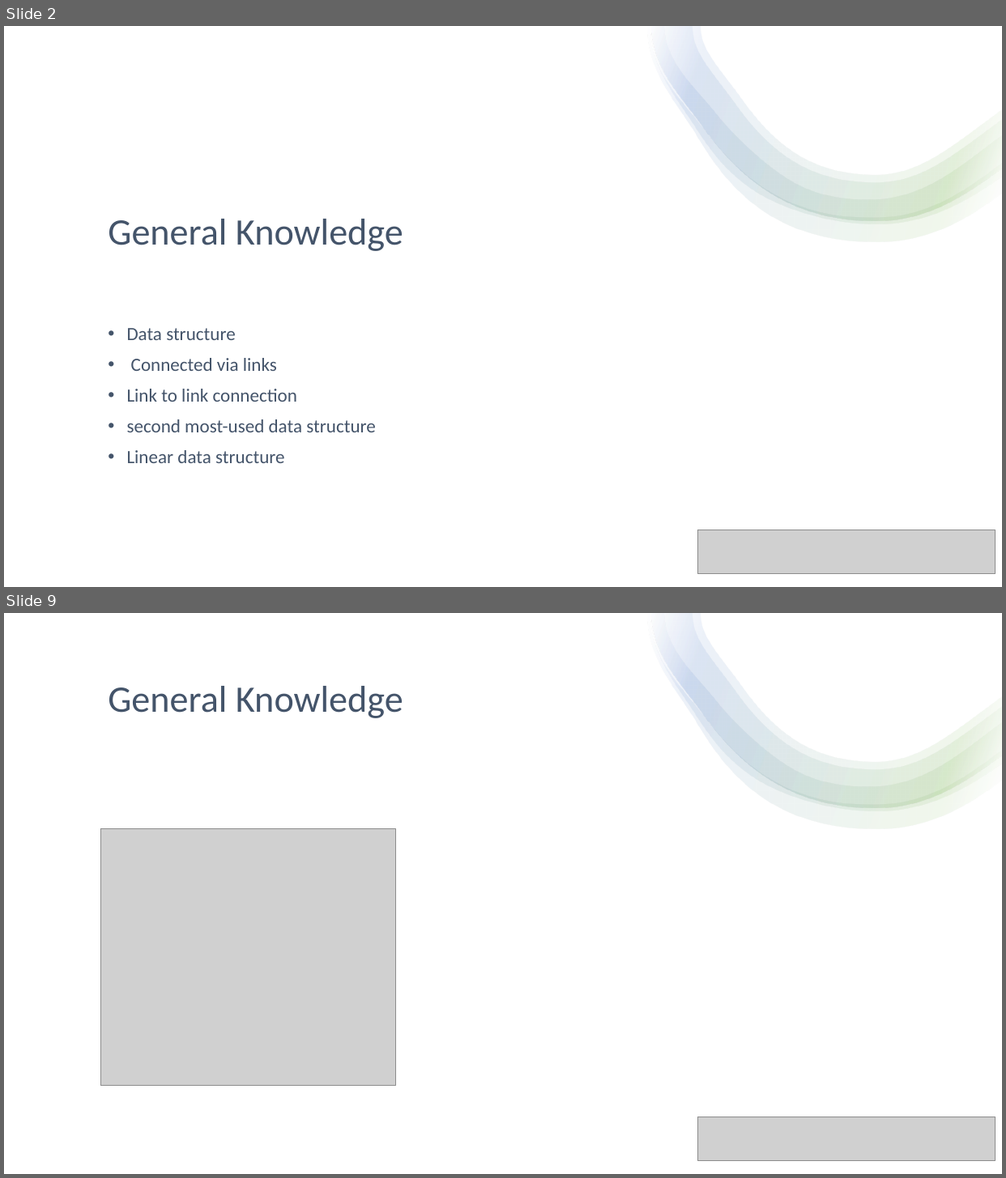
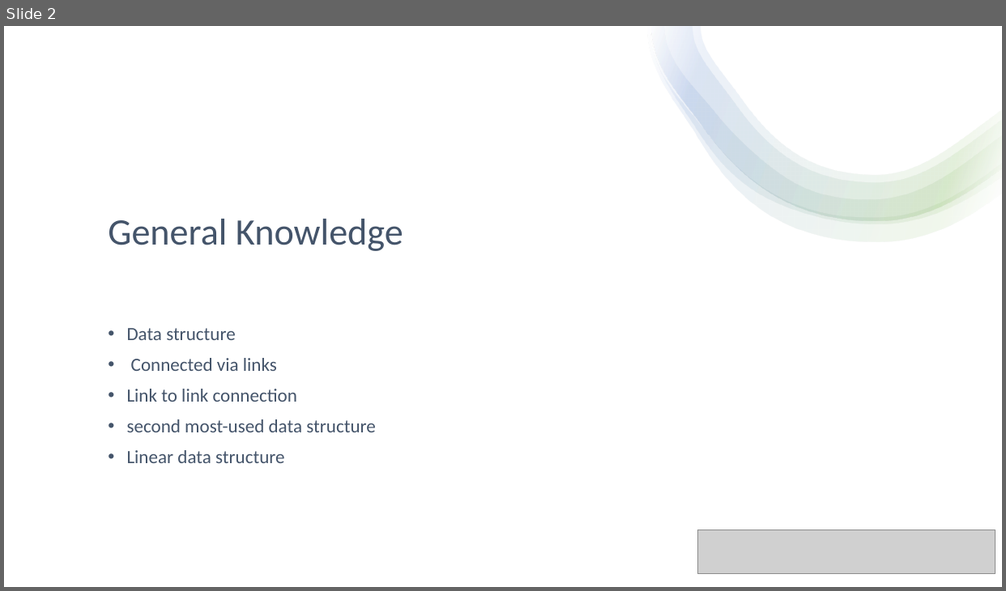
Before and after one commit to niklastrinkl/DornFussenegger-Trinkl-LinkedList-2022, a slide deck: Präsentation.pptx. Shown one above the other, each under a label of ours: slides 2 and 9 before the commit, slide 2 after it; the slides between them are not shown. The pictures are 1006x1178 and 1006x591 pixels, drawn with LibreOffice and Linux fonts; fonts in the diff are those of the drawing; grey boxes stand for pictures. Boxes give left, top, right and bottom in pixels: in the first picture for what was removed or moved away, otherwise in the second. Text is boxed around its words. In the diff, an @@ line names an element or a change of style, - is before the commit and + after.

```diff
--- a/Präsentation.pptx
+++ b/Präsentation.pptx
@@ slide 9 removed at bbox=[4, 613, 1002, 1174], background #FFFFFF @@
@@ rectangle removed at bbox=[4, 613, 1002, 1174] @@
@@ group removed at bbox=[648, 613, 1002, 829]: 4 freeform shapes @@
@@ title removed at bbox=[108, 686, 403, 718] @@
-General Knowledge
@@ picture removed at bbox=[100, 829, 396, 1086] @@
@@ picture removed at bbox=[698, 1117, 995, 1161] @@
```
Also in this commit, not shown: 1 slide changed, 10 slides added, 7 other slides removed.
